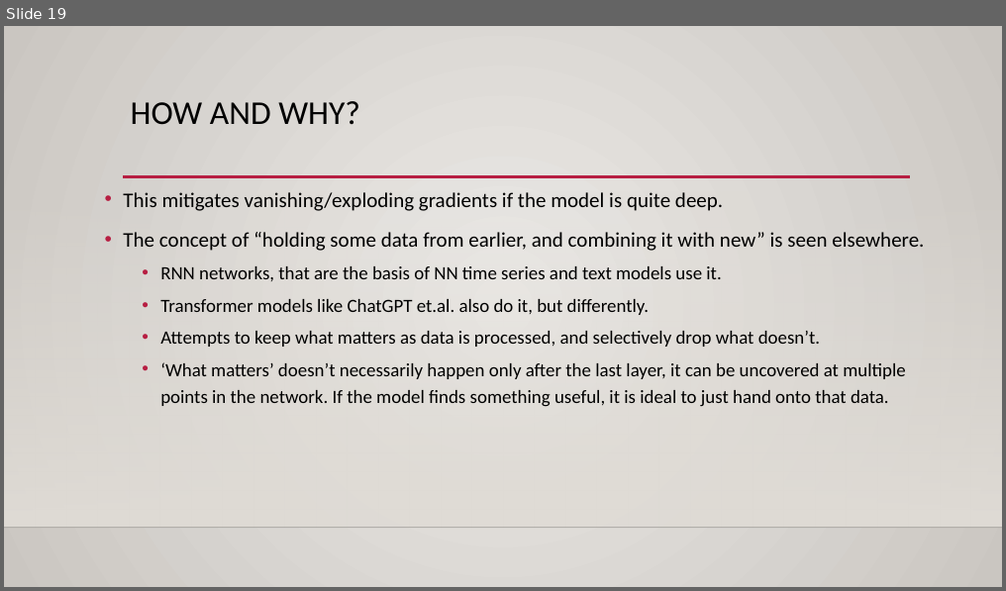
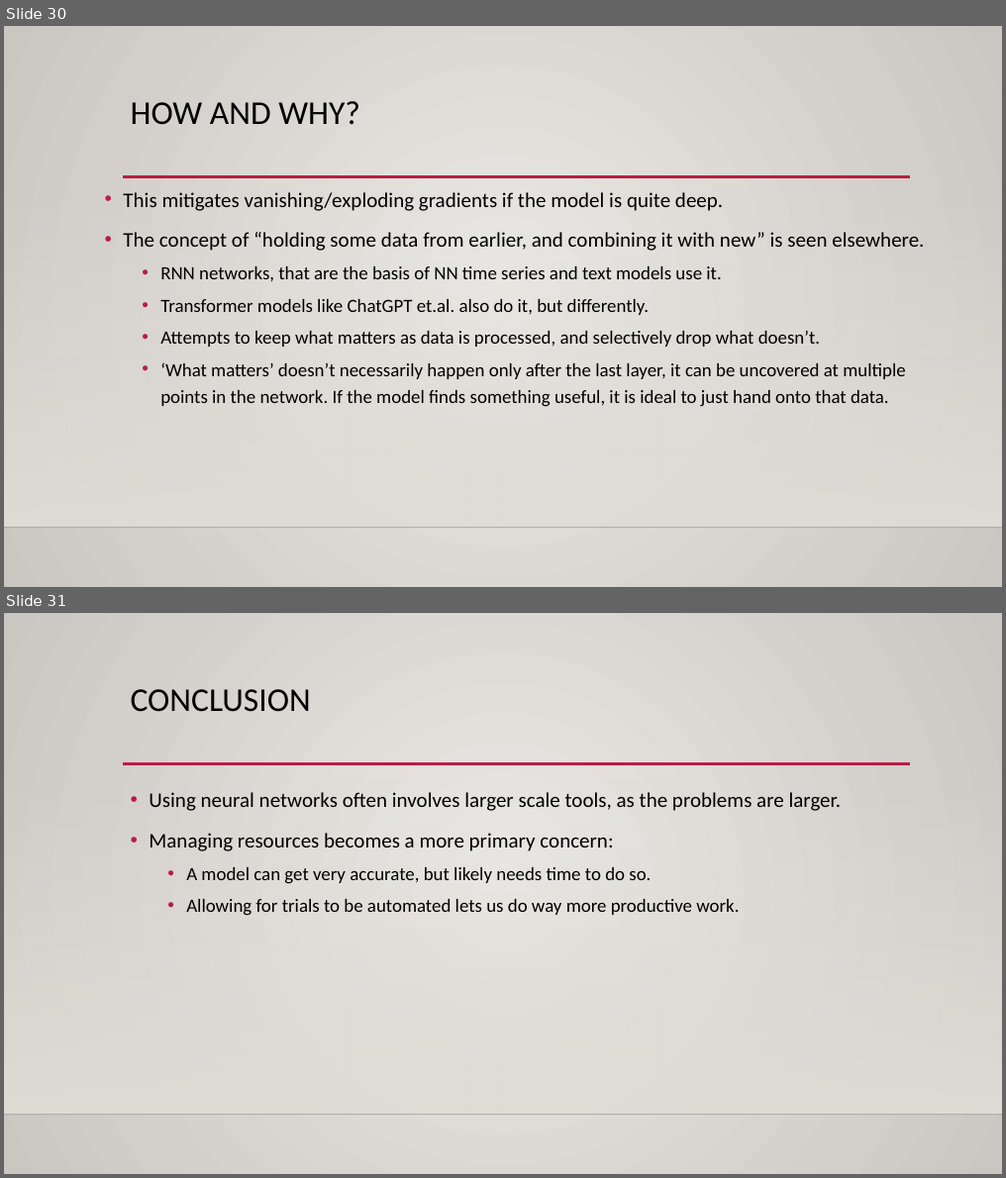
Before and after one commit to calvint13/Intro_to_Machine_Learning_Student_Workbooks, a slide deck: reference_content/Slides/tensorboard_cnn_2.pptx. Shown one above the other, each under a label of ours: slide 19 before the commit, slides 30 and 31 after it. The pictures are 1006x591 and 1006x1178 pixels, drawn with LibreOffice and Linux fonts; fonts in the diff are those of the drawing; background and template pictures are left out. Boxes give left, top, right and bottom in pixels: in the first picture for what was removed or moved away, otherwise in the second. Text is boxed around its words. In the diff, an @@ line names an element or a change of style, - is before the commit and + after.

```diff
--- a/reference_content/Slides/tensorboard_cnn_2.pptx
+++ b/reference_content/Slides/tensorboard_cnn_2.pptx
@@ slide 31 added at box(4, 613, 1002, 1174), background gradient #ECEAE7 to #CAC7C1; not listed: 3 template elements that a slide beside it also shows @@
@@ title added at box(131, 689, 311, 712), 32 pt, text #000000 @@
+CONCLUSION
@@ text added at box(149, 792, 842, 916), 20 pt, text #000000 @@
+• Using neural networks often involves larger scale tools, as the problems are larger.
+• Managing resources becomes a more primary concern:
+  • A model can get very accurate, but likely needs time to do so.
+  • Allowing for trials to be automated lets us do way more productive work.
@@ what was slide 19 is now slide 30 @@
```
Also in this commit, not shown: 3 slides changed, 8 other slides added, 5 slides removed, 1 other file.
